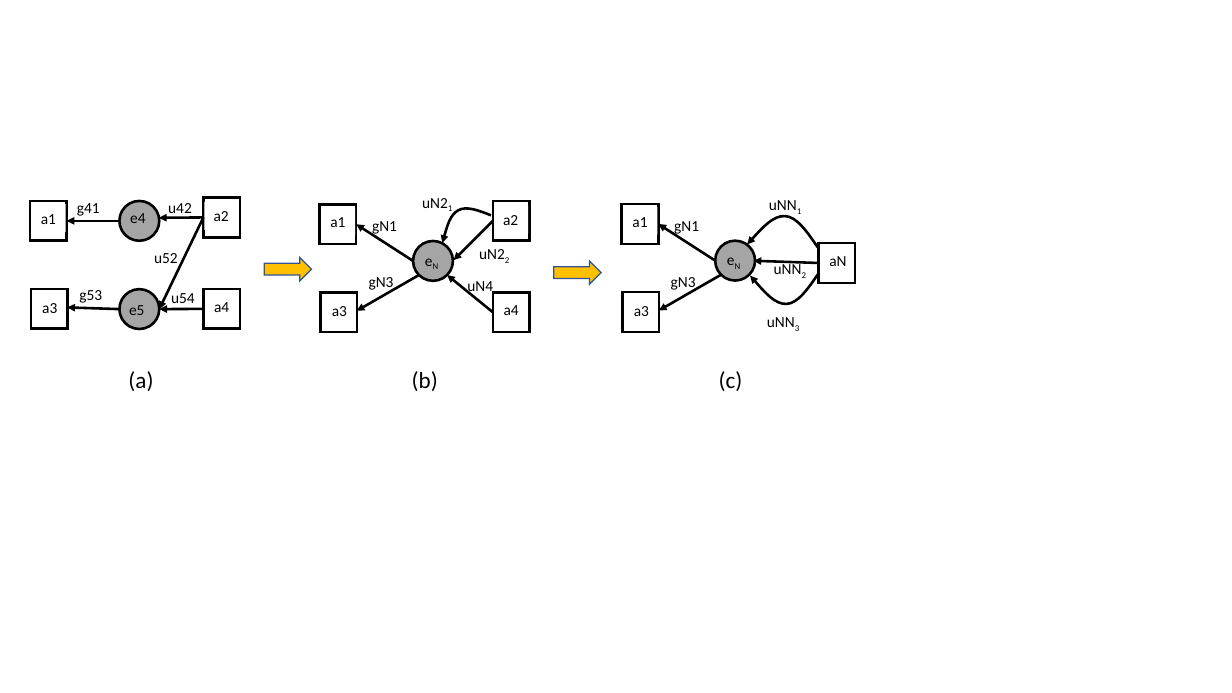
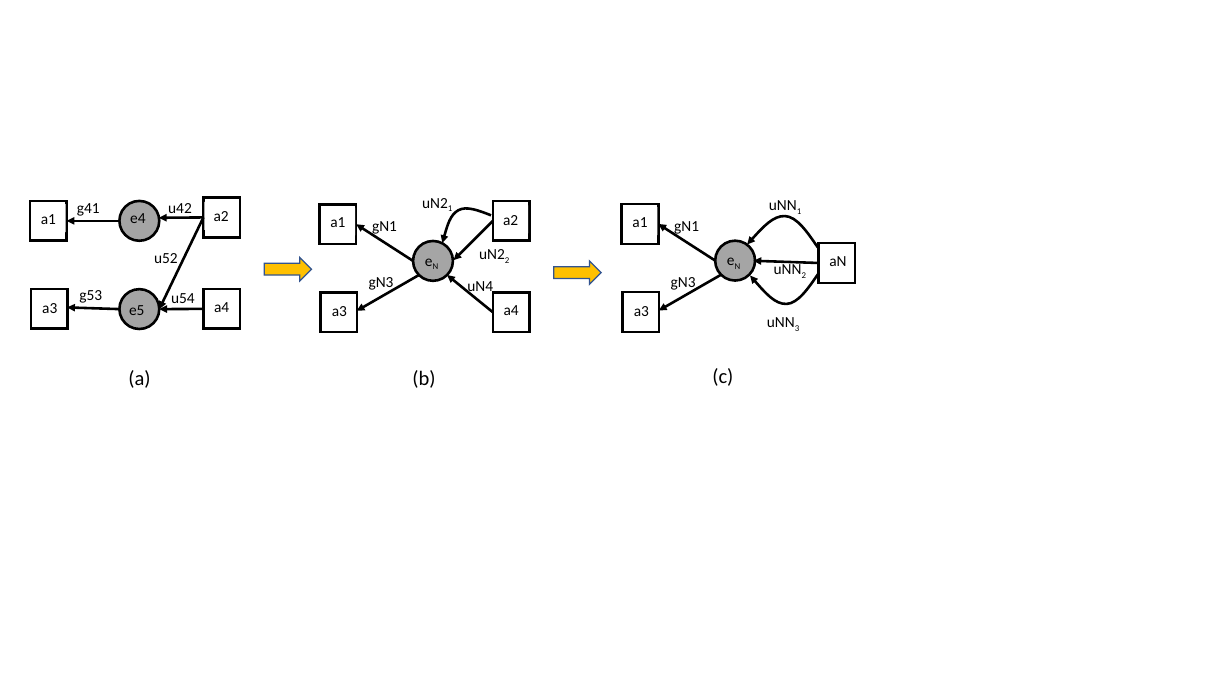
Before and after one commit to PaoloMissier/CEM-DIT, a slide deck: slide 1 of FGCS-2019/reworked-e4-e5.pptx. Drawn at 1232x693 pixels with LibreOffice and Linux fonts; fonts in the diff are those of the drawing. Boxes give left, top, right and bottom in pixels: in the first picture for what was removed or moved away, otherwise in the second. Text is boxed around its words. In the diff, an @@ line names an element or a change of style, - is before the commit and + after.

```diff
--- a/FGCS-2019/reworked-e4-e5.pptx
+++ b/FGCS-2019/reworked-e4-e5.pptx
@@ text "(c)": place and size @@
-text "(c)" at [719, 371, 743, 391]
+text "(c)" at [712, 368, 733, 386]
@@ size 18 to 16 pt in 3 elements at [712, 368, 733, 386], [412, 370, 435, 388], [128, 370, 150, 388] @@
```
Also in this commit, not shown: 1 other file.
